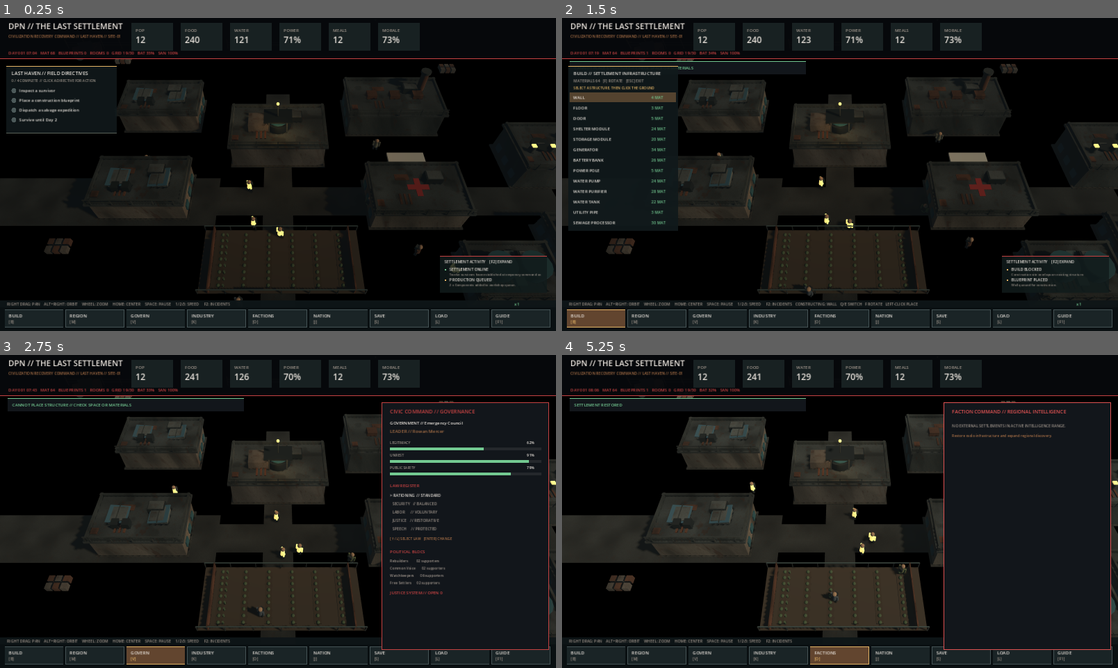
Above: before the commit, frames 1-4 (two rows, left to right).
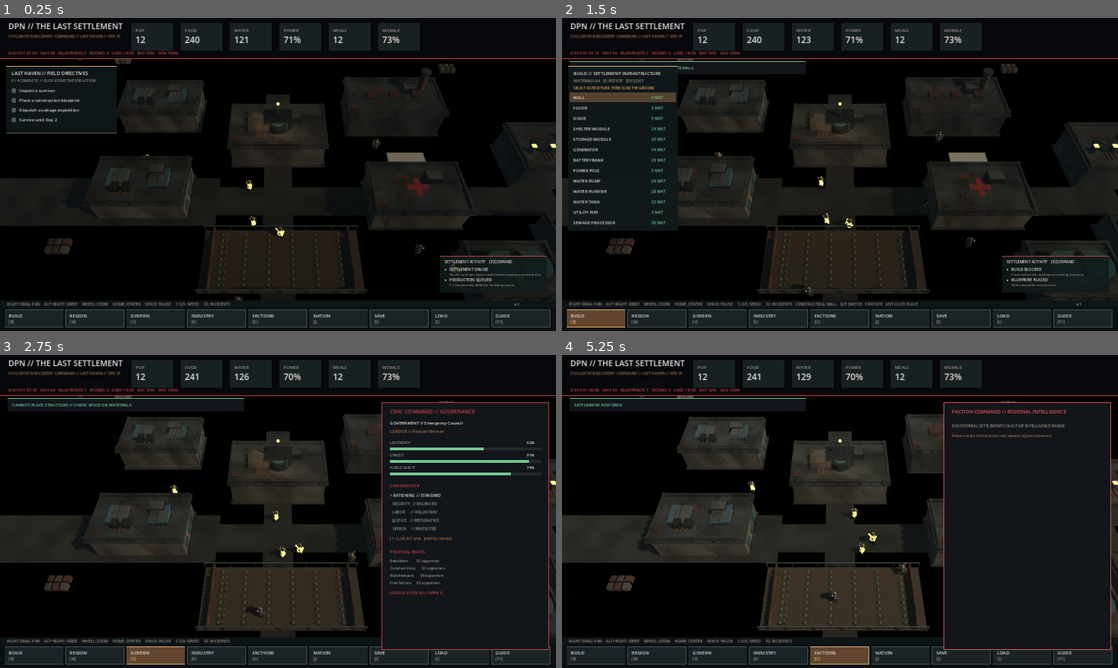
Above: after the commit, the same moments.

Repository: DPN-Technology/The-Last-Settlement
Game: Godot game, scene res://src/Main.tscn
The game is run twice, just before and just after one commit, with the same random seed, the same clock (stepped at 60 frames per second) and the same inputs.
Inputs (mouse positions are in pixels of both pictures, inside the frame that each line leads up to):
- Up to frame 1 (0.25 s): no input
- Up to frame 2 (1.5 s): tap Enter at 0.5 s; move the mouse to (962, 158) at 0.52 s; hold Right 0.53-1.25 s; tap B at 0.6 s; click (962, 158) at 0.67 s; tap Space at 0.77, 1.25 s; drag from (728, 190) to (812, 237) at 1.27 s
- Up to frame 3 (2.75 s): move the mouse to (333, 442) at 2.02 s; hold Right from 2.03 s (still down); tap V at 2.1 s; click (333, 442) at 2.17 s
- Up to frame 4 (5.25 s): release Right at 2.75 s; drag from (812, 574) to (673, 464) at 2.77 s; move the mouse to (1006, 558) at 3.52 s; hold Left 3.53-4.25 s; tap O at 3.6 s; click (1006, 558) at 3.67 s; tap Space at 3.77, 5 s; tap Enter at 4.25 s; drag from (673, 464) to (756, 433) at 4.27 s; move the mouse to (867, 511) at 5.02 s; hold S from 5.03 s (still down); tap L at 5.1 s; click (867, 511) at 5.17 s

The runs differ from the first frame. In frame 1, less than 0.1% of the frame differs, in the area x 25-83%, y 38-91%; in frame 2, less than 0.1%; in frame 3, less than 0.1%; in frame 4, less than 0.1%, in the area x 33-62%, y 40-79%.

Commit message:
feat(3d): animate worker gait and powered rooftop industrial fans

Diff:
--- a/src/settlement_world_3d.gd
+++ b/src/settlement_world_3d.gd
@@ -78,6 +78,7 @@
 var cached_layout := ""
 var last_daylight := -1
 var people: Dictionary = {}
+var animated_vent_fans: Array[Node3D] = []
 var materials: Dictionary = {}
 var selected_key := ""
 var visual_time := 0.0
@@ -390,6 +391,7 @@
 		_rebuild_structures(sim)
 	_update_people(sim, selected_citizen)
 	_update_daylight(sim.hour)
+	_animate_machinery(delta, bool(sim.utility_state.get("power_online", true)))
 	# Construction hologram updates without re-instantiating building meshes.
 	if building_preview != null:
 		building_preview.visible = build_mode
@@ -405,6 +407,7 @@
 var building_preview: MeshInstance3D
 
 func _rebuild_structures(sim: SettlementSimulation) -> void:
+	animated_vent_fans.clear()
 	for node in structure_layer.get_children():
 		node.queue_free()
 	for building in sim.buildings:
@@ -495,7 +498,14 @@
 	elif type in ["power","generator","battery"]:
 		for i in [-1.0,1.0]:
 			var fan := _cylinder(group,Vector3(i*size.x*0.21,body_height+0.72,0),1.3,0.52,materials["darkmetal"])
-			_box(group,Vector3(i*size.x*0.21,body_height+1.0,0),Vector3(1.1,0.16,0.22),materials["rooflight"])
+			var blades := Node3D.new()
+			blades.name = "VentFanRotor"
+			blades.position = Vector3(i*size.x*0.21,body_height+1.05,0)
+			group.add_child(blades)
+			_box(blades,Vector3.ZERO,Vector3(2.0,0.14,0.23),materials["steel"])
+			_box(blades,Vector3.ZERO,Vector3(0.23,0.14,2.0),materials["steel"])
+			_cylinder(blades,Vector3(0,0.14,0),0.28,0.20,materials["rooflight"])
+			animated_vent_fans.append(blades)
 	elif type in ["water","water_pump","purifier","water_tank","sewage"]:
 		for i in [-1.0,1.0]:
 			_cylinder(group,Vector3(i*size.x*0.20,body_height+1.15,0),1.8,1.65,materials["blue"])
@@ -529,9 +539,12 @@
 			people[id] = _make_survivor(citizen)
 		var person: Node3D = people[id]
 		var previous := person.position
-		person.position = world_position(Vector2(citizen["position"]))
-		if previous.distance_to(person.position) > 0.02:
+		var target := world_position(Vector2(citizen["position"]))
+		var traveling := previous.distance_to(target) > 0.02 and not sim.paused
+		person.position = target
+		if traveling:
 			person.rotation.y = atan2(person.position.x-previous.x,person.position.z-previous.z)
+		_animate_survivor(person, traveling, int(citizen["id"]))
 		var ring: Node3D = person.get_node("Selection")
 		ring.visible = selected_citizen == citizen
 	for id in people.keys():
@@ -561,14 +574,45 @@
 		"Farmer": uniform=materials["olive"]
 	_cylinder(person,Vector3(0,1.20,0),0.37,1.1,uniform,0.25)
 	_sphere(person,Vector3(0,1.95,0),0.31,materials["skin"])
-	_box(person,Vector3(-0.25,0.4,0),Vector3(0.28,0.80,0.39),materials["darkmetal"])
-	_box(person,Vector3(0.25,0.4,0),Vector3(0.28,0.80,0.39),materials["darkmetal"])
+	var left_leg := _box(person,Vector3(-0.25,0.4,0),Vector3(0.28,0.80,0.39),materials["darkmetal"])
+	left_leg.name = "LegLeft"
+	var right_leg := _box(person,Vector3(0.25,0.4,0),Vector3(0.28,0.80,0.39),materials["darkmetal"])
+	right_leg.name = "LegRight"
 	for dir in [-1.0,1.0]:
-		_cylinder(person,Vector3(dir*0.48,1.27,0),0.14,0.9,uniform)
+		var limb := _cylinder(person,Vector3(dir*0.48,1.27,0),0.14,0.9,uniform)
+		limb.name = "ArmLeft" if dir < 0.0 else "ArmRight"
 	_box(person,Vector3(0,1.5,0.39),Vector3(0.55,0.55,0.28),materials["roof"])
+	# Pockets, vest webbing, headlamp and tool roll make jobs legible at zoom.
+	_box(person,Vector3(-0.25,1.31,-0.35),Vector3(0.2,0.25,0.08),materials["rust"])
+	_box(person,Vector3(0.25,1.31,-0.35),Vector3(0.2,0.25,0.08),materials["rust"])
+	_box(person,Vector3(0,2.18,-0.15),Vector3(0.46,0.11,0.45),materials["darkmetal"])
+	_box(person,Vector3(0,2.17,-0.4),Vector3(0.13,0.12,0.09),materials["glow"])
 	var select := Node3D.new()
 	select.name = "Selection"
 	person.add_child(select)
 	_cylinder(select,Vector3(0,0.05,0),0.95,0.08,materials["warning"])
 	select.visible = false
 	return person
+
+func _animate_survivor(person: Node3D, traveling: bool, id: int) -> void:
+	if not person.has_node("ArmLeft"):
+		return # An imported rig is driven by its own AnimationTree.
+	var stride := 0.0
+	if traveling:
+		stride = sin(visual_time * 7.5 + float(id) * 0.68) * 0.44
+	var left_arm := person.get_node("ArmLeft") as Node3D
+	var right_arm := person.get_node("ArmRight") as Node3D
+	var left_leg := person.get_node("LegLeft") as Node3D
+	var right_leg := person.get_node("LegRight") as Node3D
+	left_arm.rotation.x = stride
+	right_arm.rotation.x = -stride
+	left_leg.rotation.x = -stride * 0.60
+	right_leg.rotation.x = stride * 0.60
+	person.position.y = absf(stride) * 0.12 if traveling else 0.0
+
+func _animate_machinery(delta: float, active: bool) -> void:
+	if not active:
+		return
+	for rotor in animated_vent_fans:
+		if is_instance_valid(rotor):
+			rotor.rotation.y += delta * 2.8
